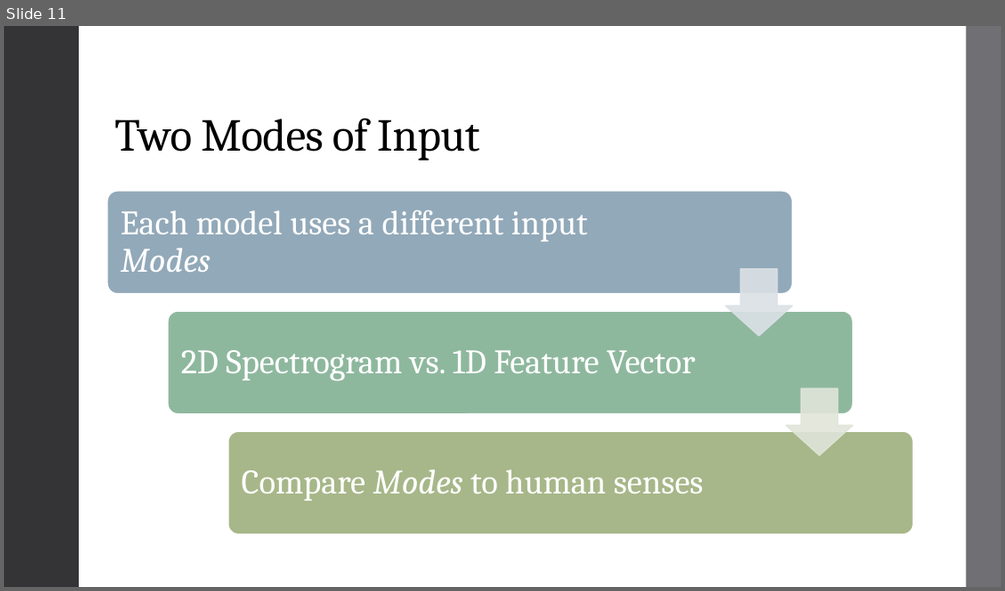
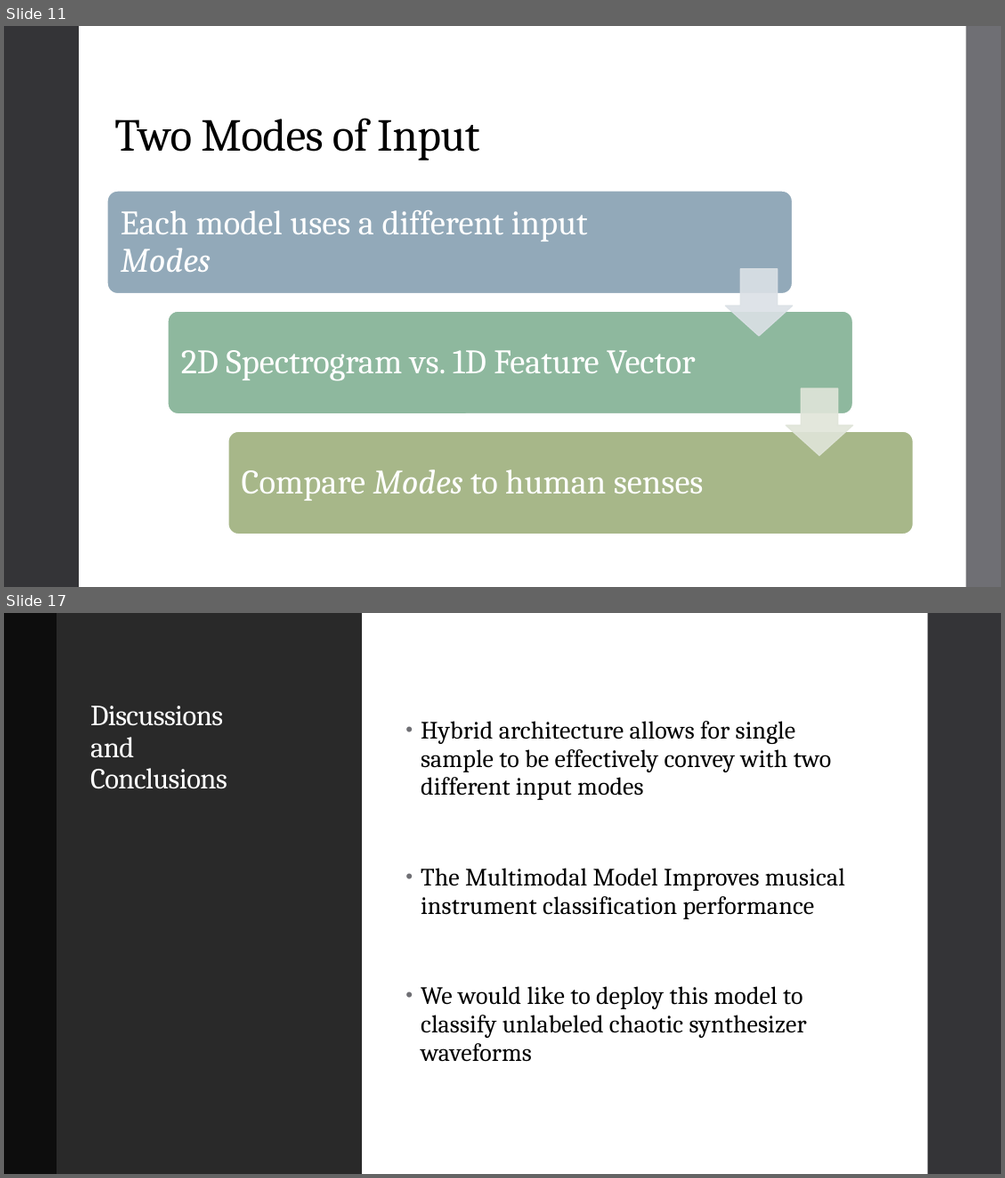
Before and after one commit to landonbuell/Buell-Senior-Thesis, a slide deck: JMMPaper/Musical Instrument Classification Using a Hybrid Neural Network BuellShort.pptx. Shown one above the other, each under a label of ours: slide 11 before the commit, slides 11 and 17 after it; the slides between them are not shown. The pictures are 1005x591 and 1005x1178 pixels, drawn with LibreOffice and Linux fonts; fonts in the diff are those of the drawing. Boxes give left, top, right and bottom in pixels: in the first picture for what was removed or moved away, otherwise in the second. Text is boxed around its words. In the diff, an @@ line names an element or a change of style, - is before the commit and + after.

```diff
--- a/JMMPaper/Musical Instrument Classification Using a Hybrid Neural Network BuellShort.pptx
+++ b/JMMPaper/Musical Instrument Classification Using a Hybrid Neural Network BuellShort.pptx
@@ slide 17 added at (4, 613, 1001, 1174), background #FFFFFF; not listed: 1 template element that a slide beside it also shows @@
@@ rectangle added at (4, 613, 57, 1174), fill #0D0D0D @@
@@ rectangle added at (57, 613, 362, 1174), fill #292929 @@
@@ rectangle added at (362, 613, 928, 1174), fill #FFFFFF @@
@@ title added at (90, 706, 227, 789), 28 pt, text #FFFFFF @@
+Discussions
+and
+Conclusions
@@ text added at (421, 721, 845, 1062), 24 pt, text #000000 @@
+• Hybrid architecture allows for single sample to be effectively convey with two different input modes
+• The Multimodal Model Improves musical instrument classification performance
+• We would like to deploy this model to classify unlabeled chaotic synthesizer waveforms
```
Also in this commit, not shown: 11 slides changed, 3 other slides added, 1 slide removed, 6 other files.
